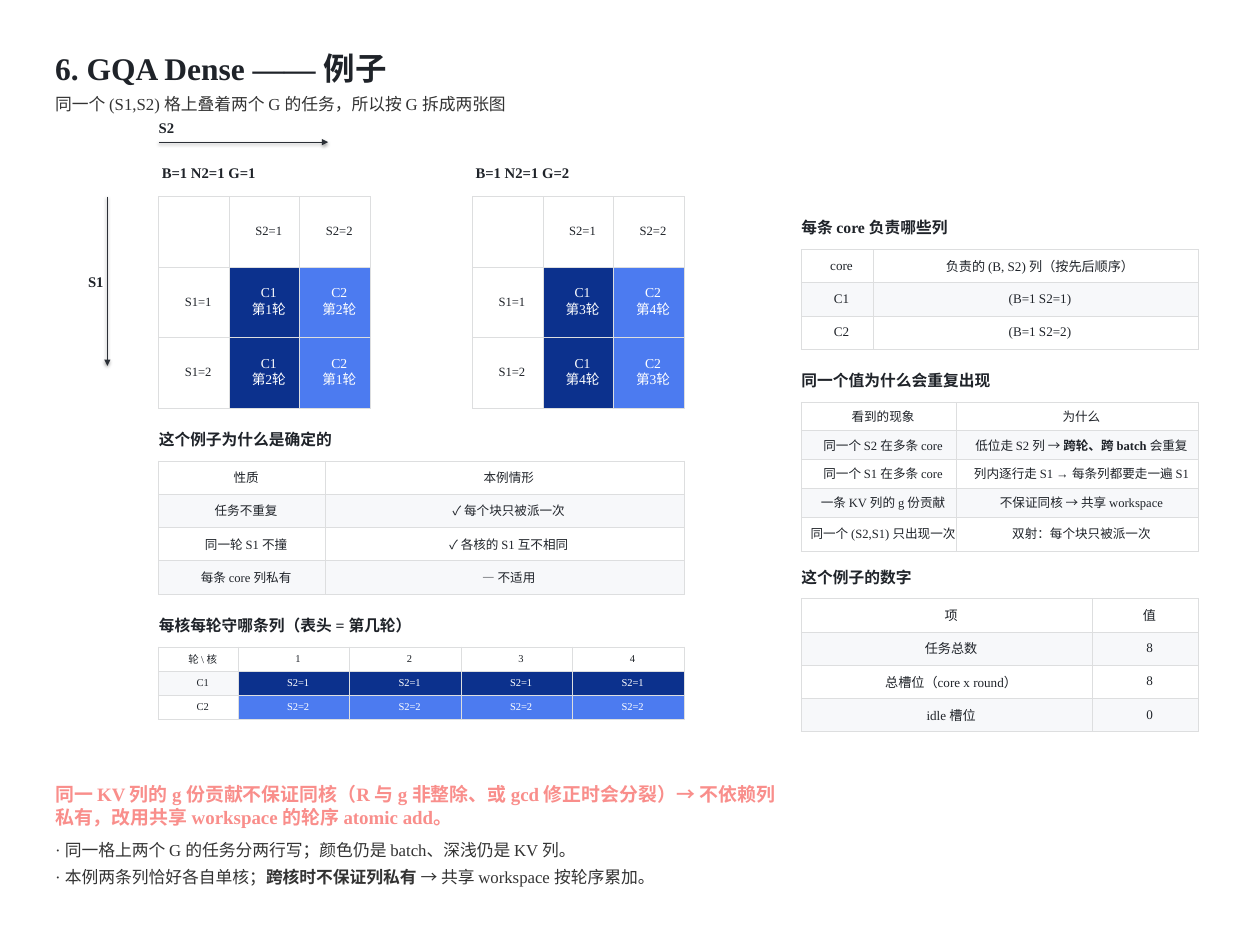
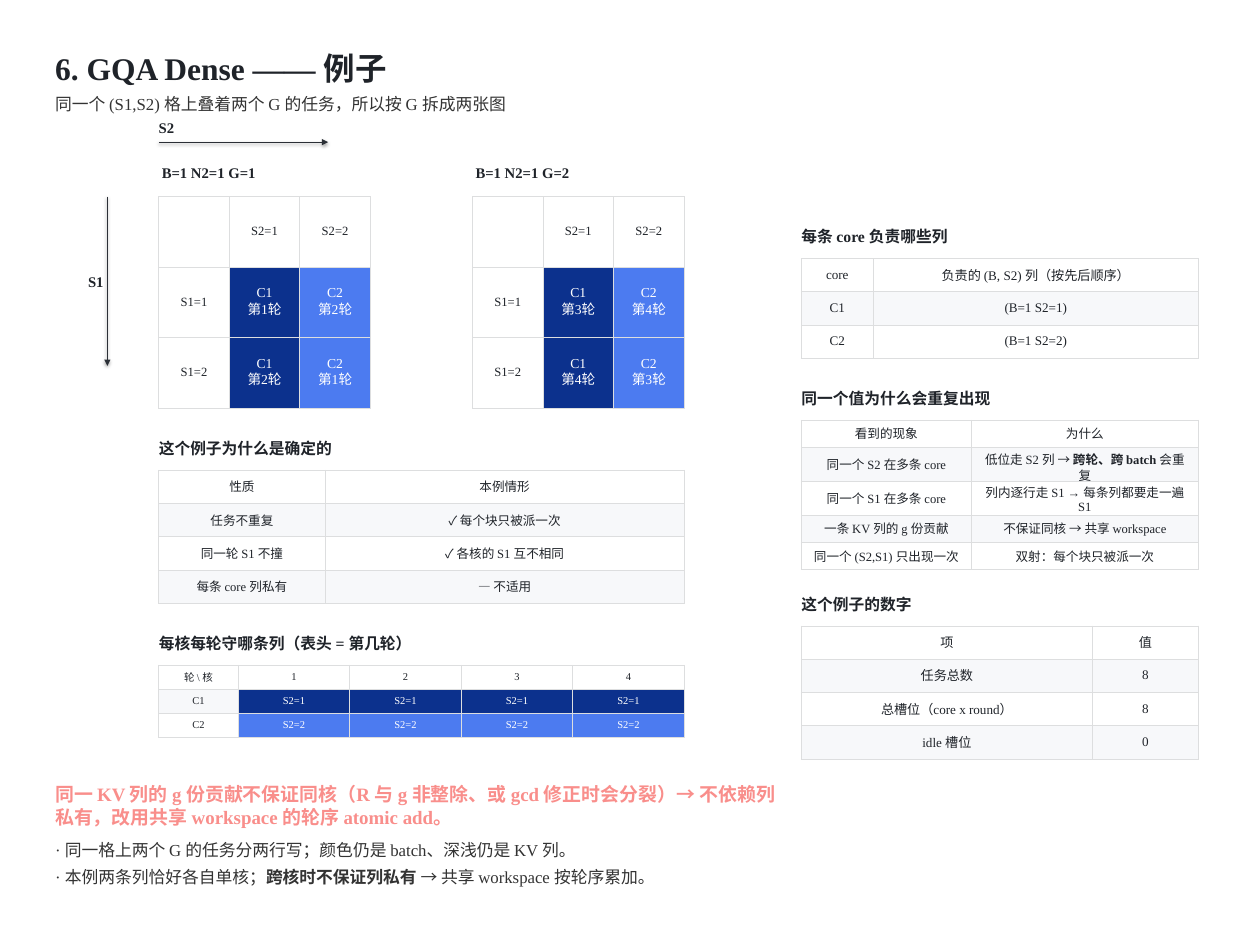
Before and after one commit to guomc9/SeeTen, a slide deck: slide 14 of cases/flash-attention-det-accum/out/v4-index-schedules.pptx. Drawn at 1260x945 pixels with LibreOffice and Linux fonts; fonts in the diff are those of the drawing. Boxes give left, top, right and bottom in pixels: in the first picture for what was removed or moved away, otherwise in the second. Text is boxed around its words. In the diff, an @@ line names an element or a change of style, - is before the commit and + after.

```diff
--- a/cases/flash-attention-det-accum/out/v4-index-schedules.pptx
+++ b/cases/flash-attention-det-accum/out/v4-index-schedules.pptx
@@ table: place and size @@
-table at [159,197,370,554]
+table at [159,197,370,563]
@@ 2 texts, 2 tables: place and size @@
-2 texts, 2 tables at [159,219,1198,594]
+2 texts, 2 tables at [159,228,1198,603]
@@ table: place and size @@
-table at [801,402,1198,546]
+table at [801,420,1198,568]
@@ text "这个例子的数字": place and size @@
-text "这个例子的数字" at [801,569,911,585]
+text "这个例子的数字" at [801,596,911,612]
@@ table: place and size @@
-table at [801,599,1198,732]
+table at [801,626,1198,759]
@@ 2 texts, 1 table: place and size @@
-2 texts, 1 table at [159,372,990,720]
+2 texts, 1 table at [159,390,990,738]
```
Also in this commit, not shown: 17 other slides changed, 5 other files.
